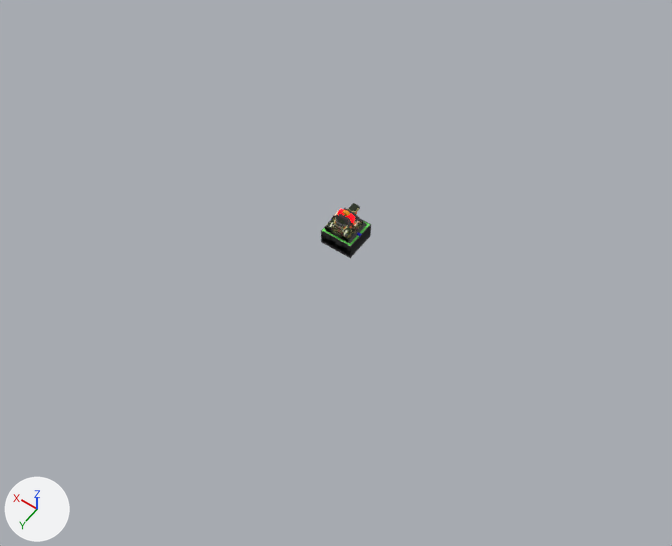
A saved change to the FBX model Assets/Obj/Kin3DPack.fbx.
Both versions are drawn from a camera (50 mm lens) standing at (-9.65, 13.99, 19.67) and looking at (-0.37, 1.01, -0.73). The axes (+X, +Y, +Z) are drawn at lower left. The lights are the same throughout. Where no turn or scale is listed for an object, it has been applied to the vertices.
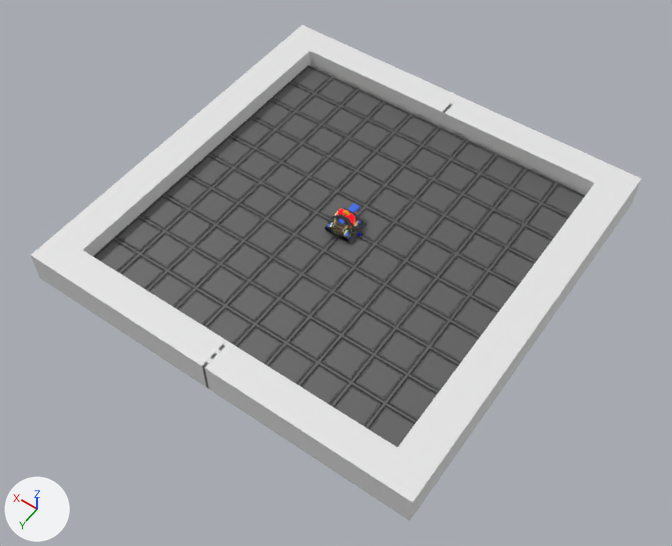
Boxes [x1, y1, x2, y2] around the edits, measured in the pictures (672 x 546 px):
'Tile0.001', added
    after: [93, 65, 586, 447]
    faces in mat_matmetal_002 (dark grey #6d6d6d): [93, 65, 586, 447]
    faces in mat_mchenille_001 (black #272727): [94, 66, 584, 429]
'Cube.001', added
    after: [31, 25, 641, 521]
'Cube', added
    after: [310, 61, 588, 195]

Patch to the scene script:
```diff
--- a/Assets/Obj/Kin3DPack.fbx.py
+++ b/Assets/Obj/Kin3DPack.fbx.py
@@ mat_matmetal_002 @@
+mat_matmetal_002 = principled_material('matMetal.002')
+mat_matmetal_002.base_color = (0.152, 0.152, 0.152)  # dark grey #6d6d6d
+mat_matmetal_002.metallic = 0.515
@@ mat_mchenille_001 @@
+mat_mchenille_001 = principled_material('mChenille.001')
+mat_mchenille_001.base_color = (0.0204, 0.0204, 0.0204)  # black #272727
@@ mat_matériau_004 @@
+mat_matériau_004 = principled_material('Matériau.004')
+mat_matériau_004.base_color = (0.0254, 0.0254, 0.0254)  # black #2c2c2c
@@ me_cube_025 @@
+me_cube_025.from_pydata(...)  # 976 vertices, 976 faces; spans x -5.77..5.77, y -5.87..5.87, z -0.5..0.44
@@ me_cube_024_1 @@
+me_cube_024_1.from_pydata(...)  # 34242 vertices, 36220 faces; spans x -0.5..9.5, y -0.5..9.5, z -0.4..0.0
+# faces by material slot: [3200, 14520, 18500]
+me_cube_024_1.materials.append(mat_mchenille_001)  # black #272727
+me_cube_024_1.materials.append(mat_matériau_004)  # black #2c2c2c
+me_cube_024_1.materials.append(mat_matmetal_002)  # dark grey #6d6d6d
@@ me_cube_026 @@
+me_cube_026.from_pydata(...)  # 216 vertices, 208 faces; spans x -6.0..6.0, y -6.0..6.0, z -0.5..0.5
@@ ob_cube @@
+ob_cube = bpy.data.objects.new('Cube', me_cube_025)
+ob_cube.location = (0.0, 0.0, 0.0)
@@ ob_tile0_001 @@
+ob_tile0_001 = bpy.data.objects.new('Tile0.001', me_cube_024_1)
+ob_tile0_001.location = (-4.49, -4.47, 0.0)
@@ ob_cube_001 @@
+ob_cube_001 = bpy.data.objects.new('Cube.001', me_cube_026)
+ob_cube_001.location = (0.0, 0.0, 0.0)
```
